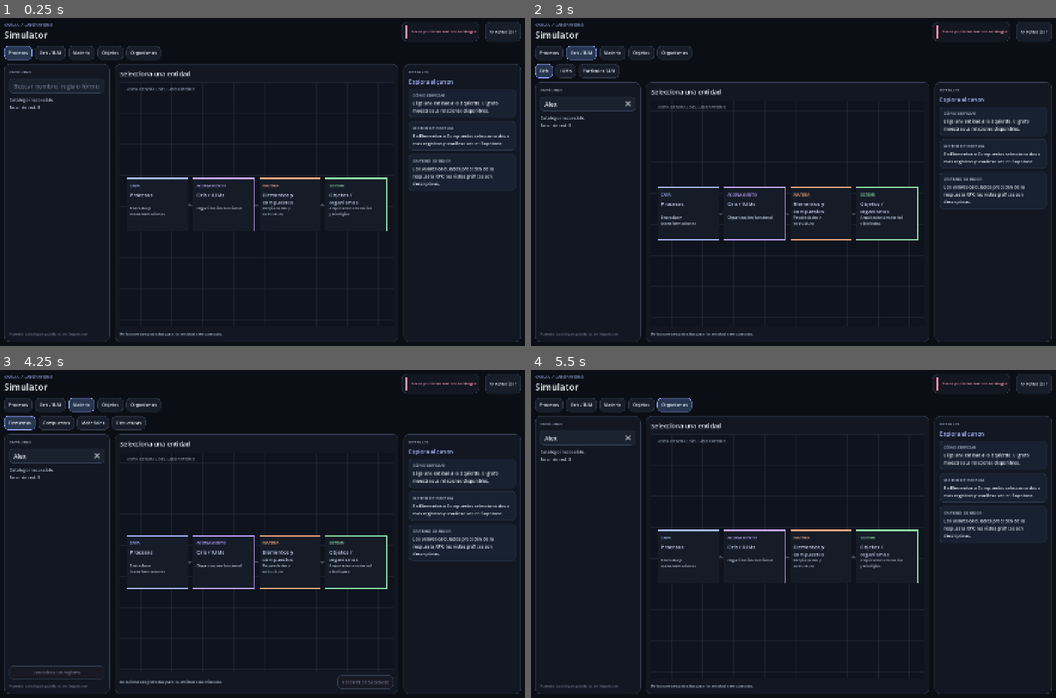
Above: before the commit, frames 1-4 (two rows, left to right).
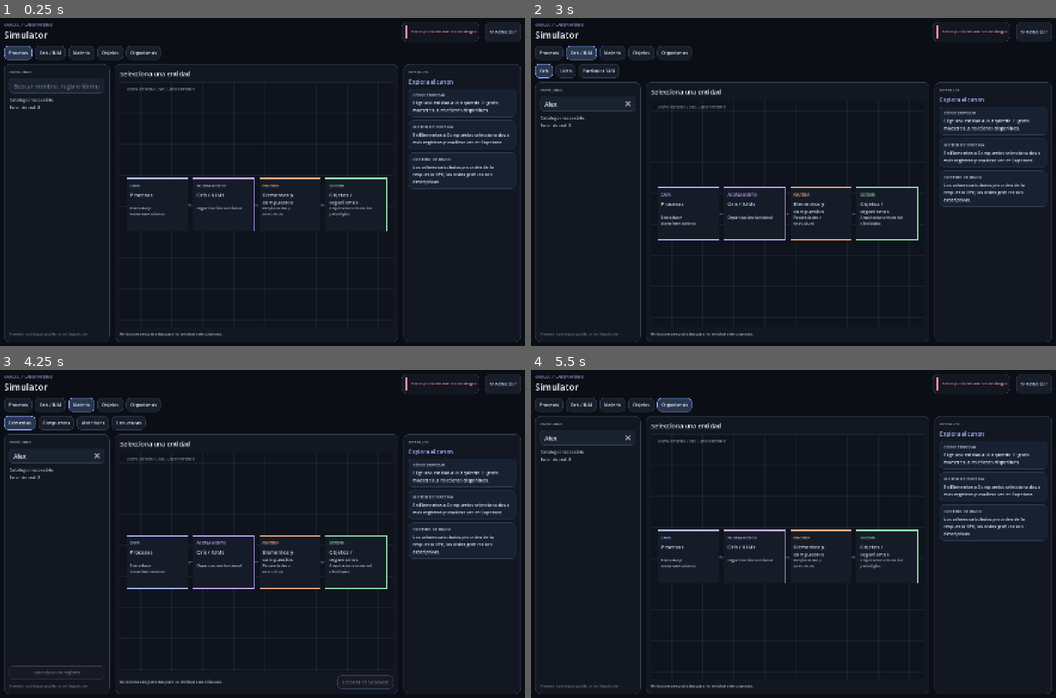
Above: after the commit, the same moments.

Repository: Franilover/Simulator
Game: Godot game, scene res://scenes/main.tscn
Same seed, same stepped clock (60 frames per second), same inputs: the game is played once before the commit and once after it.
Inputs (mouse positions are in pixels of both pictures, inside the frame that each line leads up to):
- Up to frame 1 (0.25 s): no input
- Up to frame 2 (3 s): click (588, 86) at 0.52 s; type "Alex" at 0.6 s; click "↻ Actualizar" at 1.25 s; click "Procesos" at 2 s; click "Oris / IUM" at 2.75 s
- Up to frame 3 (4.25 s): click "Materia" at 3.5 s
- Up to frame 4 (5.5 s): click "Objetos" at 4.25 s; click "Organismos" at 5 s

The runs differ from the first frame. In frame 1, 1.2% of the frame differs, in the area x 77-99%, y 23-53%; in frame 2, 1.3%, in the area x 77-99%, y 28-59%; in frame 3, 1.3%; in frame 4, 1.2%.

Commit message:
Correct inspector card container hierarchy

Diff:
--- a/scripts/simulator.gd
+++ b/scripts/simulator.gd
@@ -1237,7 +1237,12 @@
 	card.add_theme_stylebox_override("panel", card_style)
 	card.size_flags_horizontal = Control.SIZE_EXPAND_FILL
 	inspector_content.add_child(card)
-	var margin := _with_margin(card, 11)
+	var margin := MarginContainer.new()
+	margin.add_theme_constant_override("margin_left", 11)
+	margin.add_theme_constant_override("margin_right", 11)
+	margin.add_theme_constant_override("margin_top", 10)
+	margin.add_theme_constant_override("margin_bottom", 10)
+	margin.size_flags_horizontal = Control.SIZE_EXPAND_FILL
 	card.add_child(margin)
 	var block := VBoxContainer.new()
 	block.add_theme_constant_override("separation", 5)
